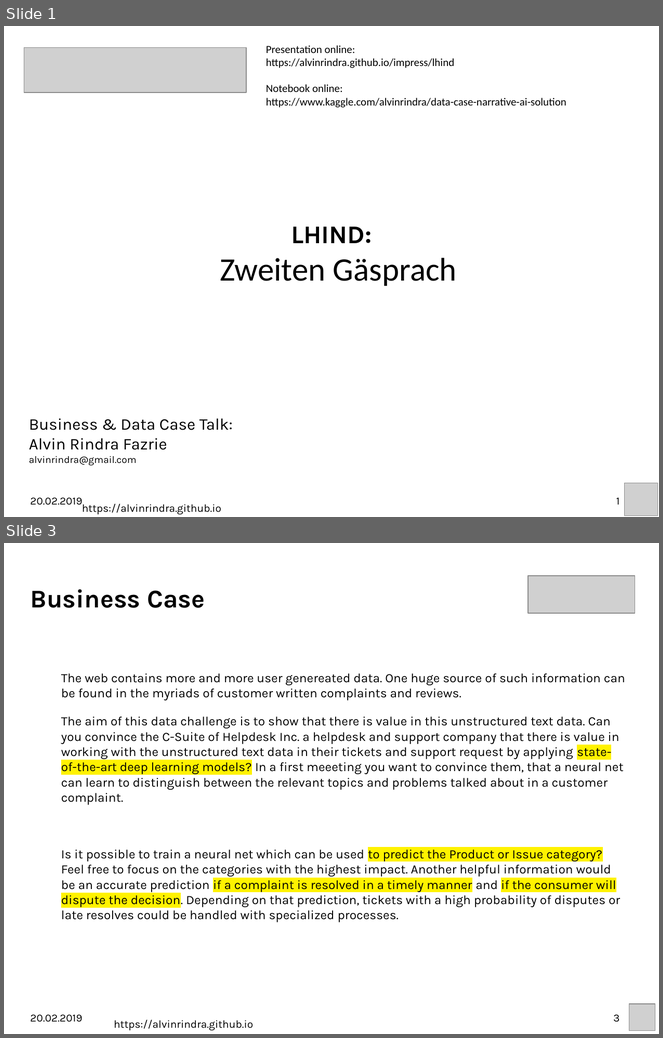
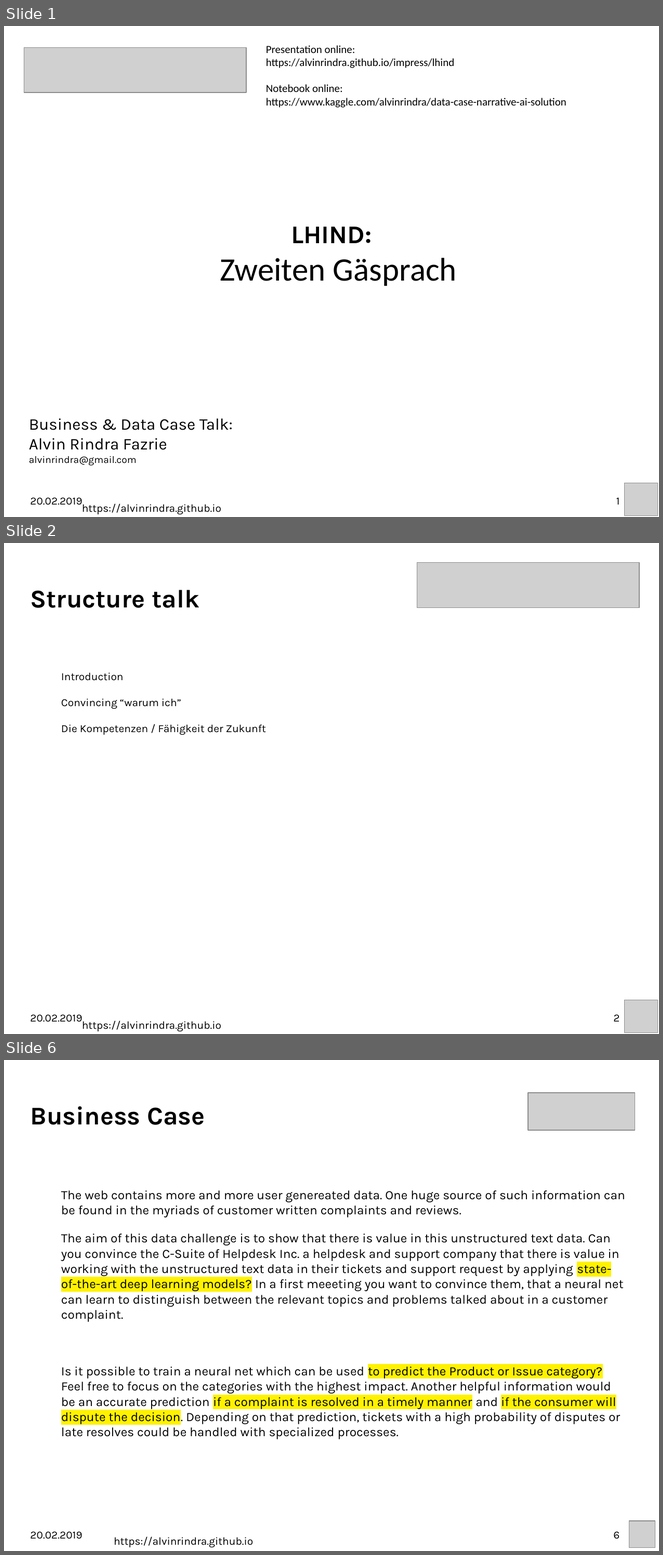
Before and after one commit to alvinrindra/alvinrindra.github.io, a slide deck: impress/lhind/lhind.odp. Shown one above the other, each under a label of ours: slides 1 and 3 before the commit, slides 1, 2 and 6 after it; the slides between them are not shown. The pictures are 663x1038 and 663x1555 pixels, drawn with LibreOffice and Linux fonts; fonts in the diff are those of the drawing; grey boxes stand for pictures; background and template pictures are left out. Boxes give left, top, right and bottom in pixels: in the first picture for what was removed or moved away, otherwise in the second. Text is boxed around its words. In the diff, an @@ line names an element or a change of style, - is before the commit and + after.

```diff
--- a/impress/lhind/lhind.odp
+++ b/impress/lhind/lhind.odp
@@ slide 2 added at [4,543,659,1034], background picture (left out) @@
@@ picture added at [417,563,639,608] @@
@@ text added at [30,590,200,608], 28 pt, text #000000, bold @@
+Structure talk
@@ text added at [61,672,266,735], 12 pt, text #000000 @@
+● Introduction
+● Convincing “warum ich”
+● Die Kompetenzen / Fähigkeit der Zukunft
@@ picture added at [624,1000,658,1033] @@
@@ text added at [30,1015,82,1022], 12 pt, text #000000 @@
+20.02.2019
@@ text added at [82,1021,221,1032], 12 pt, text #000000 @@
+https://alvinrindra.github.io
@@ page number added at [613,1015,620,1022], 12 pt, text #000000 @@
+2
@@ what was slide 3 is now slide 6 @@
@@ page number at [613,1532,620,1539]: text changed @@
-3
+6
```
Also in this commit, not shown: 3 other slides added, 1 slide removed, 2 other files.
